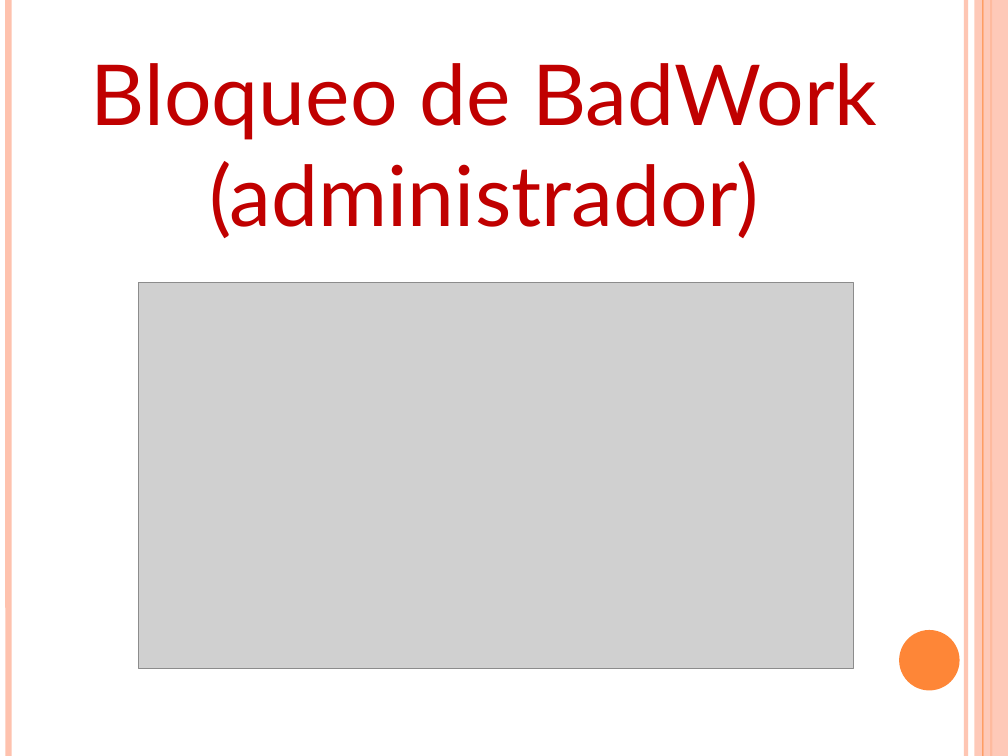
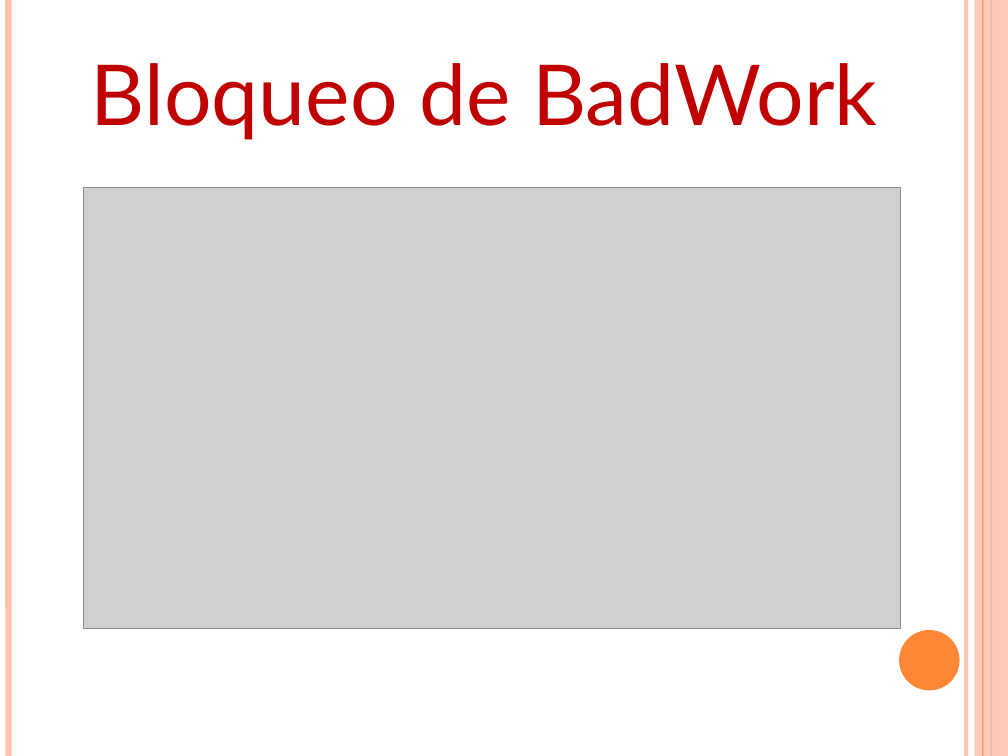
Before and after one commit to karlosDAW/badwork, a slide deck: slide 9 of badwork.pptx. Drawn at 1008x756 pixels with LibreOffice and Linux fonts; fonts in the diff are those of the drawing; grey boxes stand for pictures. Boxes give left, top, right and bottom in pixels: in the first picture for what was removed or moved away, otherwise in the second. Text is boxed around its words. In the diff, an @@ line names an element or a change of style, - is before the commit and + after.

```diff
--- a/badwork.pptx
+++ b/badwork.pptx
@@ text at box(91, 63, 877, 140): text changed @@
-Bloqueo de BadWork (administrador)
+Bloqueo de BadWork
@@ picture: place and size @@
-picture at box(139, 283, 854, 669)
+picture at box(84, 187, 901, 629)
```
Also in this commit, not shown: 2 other slides changed, 4 slides removed, 3 other files.
